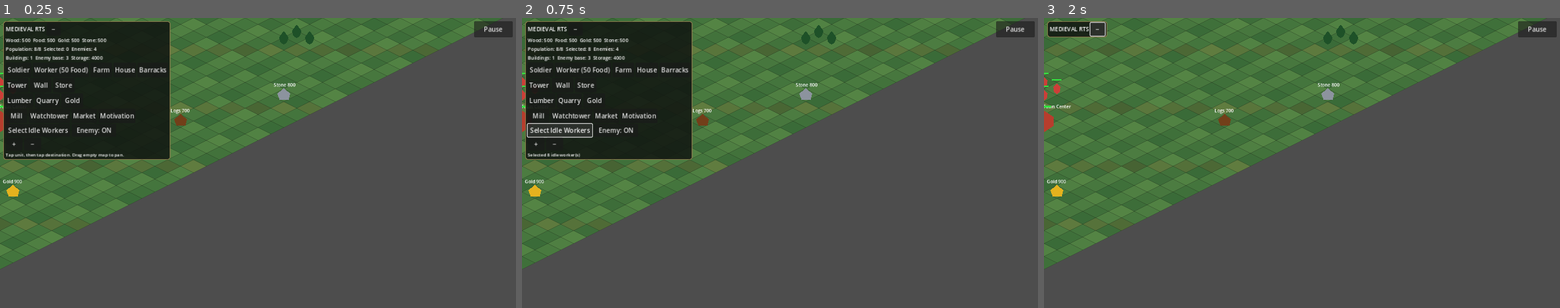
Above: before the commit, frames 1-3 (left to right).
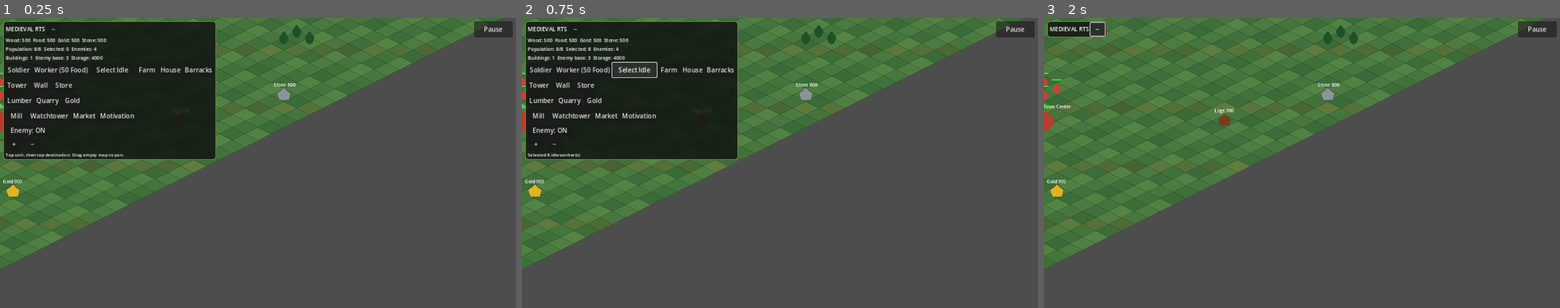
Above: after the commit, the same moments.

Repository: noub1234567-cmd/Medieval-RTS-Test
Game: Godot game, scene res://scenes/main.tscn
Same seed, same stepped clock (60 frames per second), same inputs: the game is played once before the commit and once after it.
Inputs:
- Up to frame 1 (0.25 s): no input
- Up to frame 2 (0.75 s): click "Select Idle Workers" (after the commit: "Select Idle") at 0.5 s
- Up to frame 3 (2 s): click "−" at 1.25 s

The runs differ from the first frame. In frame 1, 4.7% of the frame differs, in the area x 1-42%, y 1-49%; in frame 2, 4.9%, in the area x 0-42%, y 1-49%; in frame 3, nothing differs.

Commit message:
Move idle worker selection button to top HUD row

Diff:
--- a/scripts/game.gd
+++ b/scripts/game.gd
@@ -712,6 +712,11 @@
 	recruit_worker_button.custom_minimum_size=Vector2(120,36)
 	recruit_worker_button.pressed.connect(start_worker_training)
 	buttons.add_child(recruit_worker_button)
+	var select_idle_button:=Button.new()
+	select_idle_button.text="Select Idle"
+	select_idle_button.custom_minimum_size=Vector2(110,36)
+	select_idle_button.pressed.connect(select_idle_workers)
+	buttons.add_child(select_idle_button)
 	var building_rows:Array[HBoxContainer]=[buttons]
 	var second_building_row:=HBoxContainer.new()
 	second_building_row.add_theme_constant_override("separation",3)
@@ -735,11 +740,7 @@
 		building_rows[0 if i<3 else 1 if i<6 else 2 if i<9 else 3].add_child(b)
 	var enemy_row:=HBoxContainer.new()
 	v.add_child(enemy_row)
-	var select_idle_button:=Button.new()
-	select_idle_button.text="Select Idle Workers"
-	select_idle_button.custom_minimum_size=Vector2(160,32)
-	select_idle_button.pressed.connect(select_idle_workers)
-	enemy_row.add_child(select_idle_button)
+
 	enemy_toggle_button=Button.new()
 	enemy_toggle_button.text="Enemy: ON"
 	enemy_toggle_button.custom_minimum_size=Vector2(110,32)
